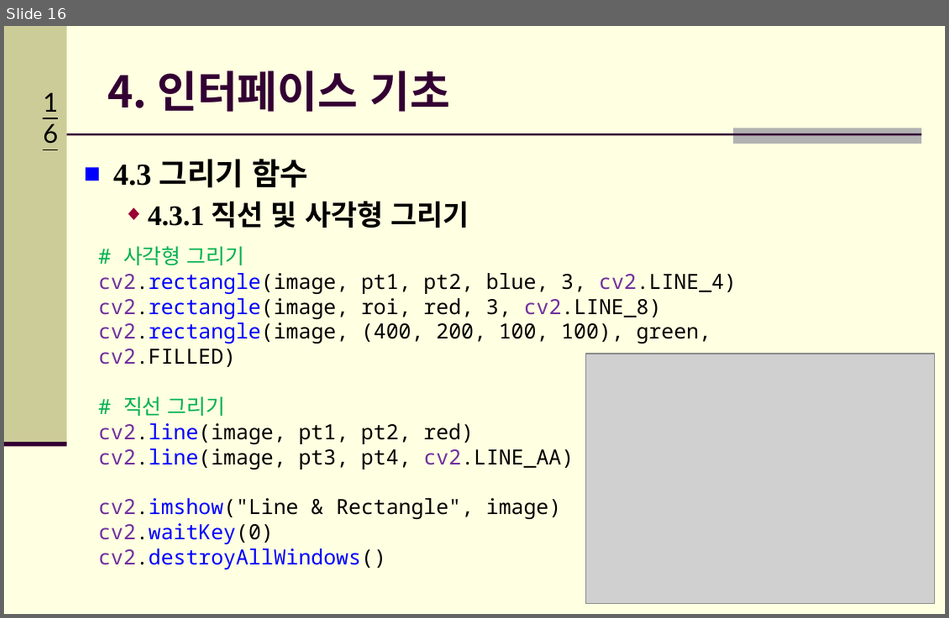
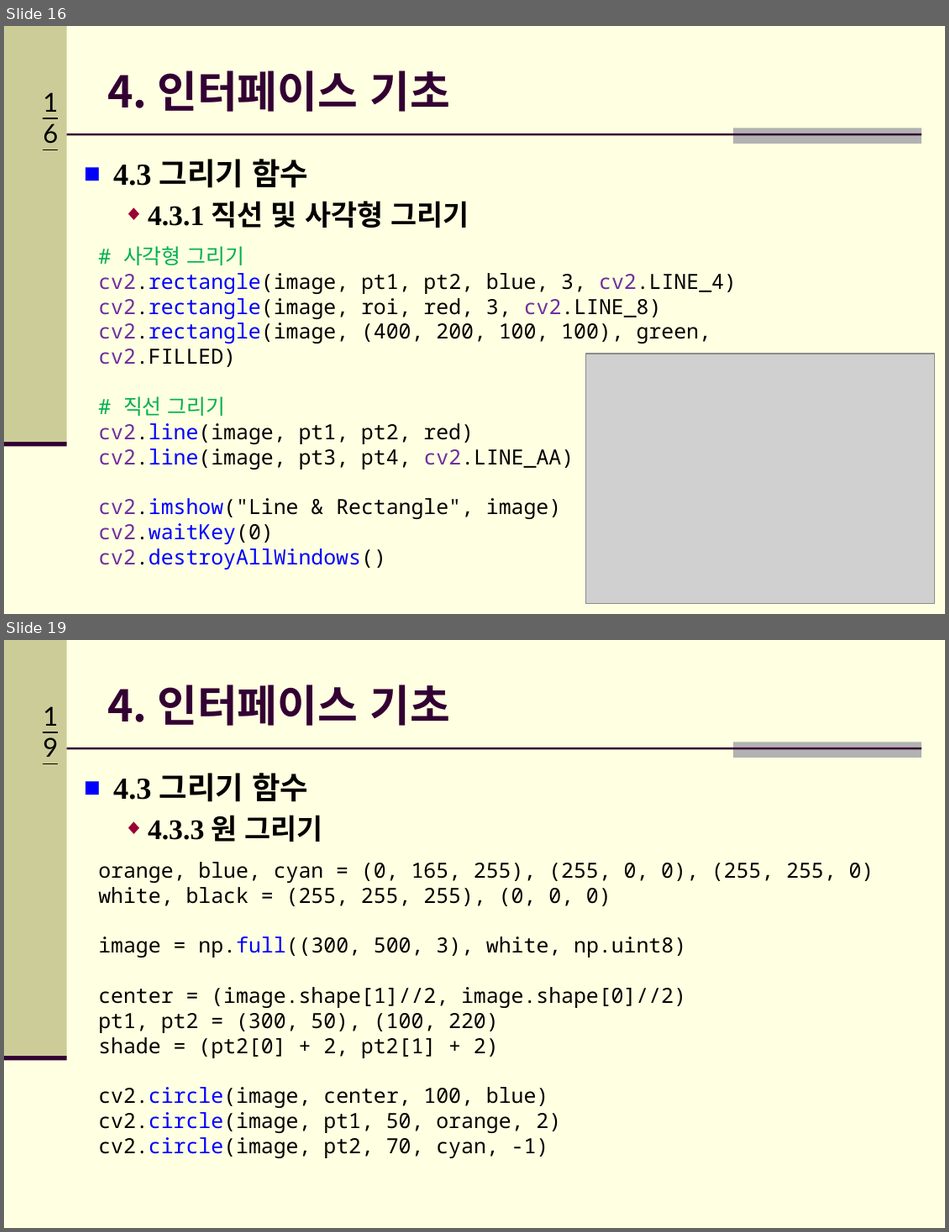
Before and after one commit to Hitbee-dev/OpenCV-Python, a slide deck: 2022-10-04/documents/CH_04 인터페이스 기초.pptx. Shown one above the other, each under a label of ours: slide 16 before the commit, slides 16 and 19 after it; the slides between them are not shown. The pictures are 949x618 and 949x1232 pixels, drawn with LibreOffice and Linux fonts; fonts in the diff are those of the drawing; grey boxes stand for pictures; background and template pictures are left out. Boxes give left, top, right and bottom in pixels: in the first picture for what was removed or moved away, otherwise in the second. Text is boxed around its words. In the diff, an @@ line names an element or a change of style, - is before the commit and + after.

```diff
--- a/2022-10-04/documents/CH_04 인터페이스 기초.pptx
+++ b/2022-10-04/documents/CH_04 인터페이스 기초.pptx
@@ slide 19 added at bbox=[4, 640, 945, 1228], background #FFFFE1; not listed: 5 template elements that a slide beside it also shows @@
@@ title added at bbox=[107, 685, 450, 726], 33.3 pt, text #330033, bold @@
+4. 인터페이스 기초
@@ text added at bbox=[113, 773, 323, 842], 21.7 pt, text #000000, bold @@
+■ 4.3 그리기 함수
+  ◆ 4.3.3 원 그리기
@@ text added at bbox=[98, 862, 874, 1158], 16 pt, text #000000 @@
+orange, blue, cyan = (0, 165, 255), (255, 0, 0), (255, 255, 0)
+white, black = (255, 255, 255), (0, 0, 0)
+image = np.full((300, 500, 3), white, np.uint8)
+center = (image.shape[1]//2, image.shape[0]//2)
+pt1, pt2 = (300, 50), (100, 220)
+shade = (pt2[0] + 2, pt2[1] + 2)
+cv2.circle(image, center, 100, blue)
+cv2.circle(image, pt1, 50, orange, 2)
+cv2.circle(image, pt2, 70, cyan, -1)
```
Also in this commit, not shown: 9 other slides added, 5 other files.
